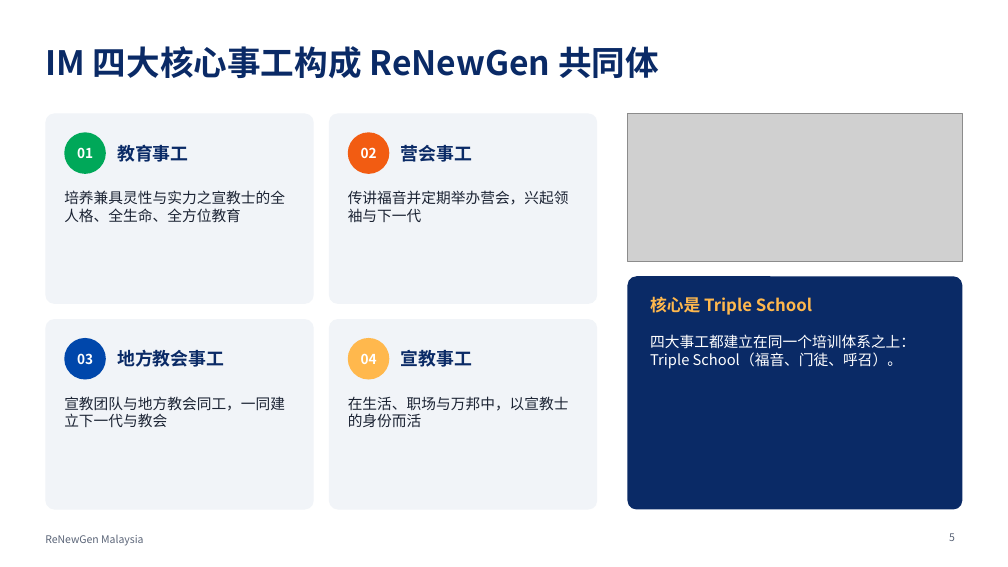
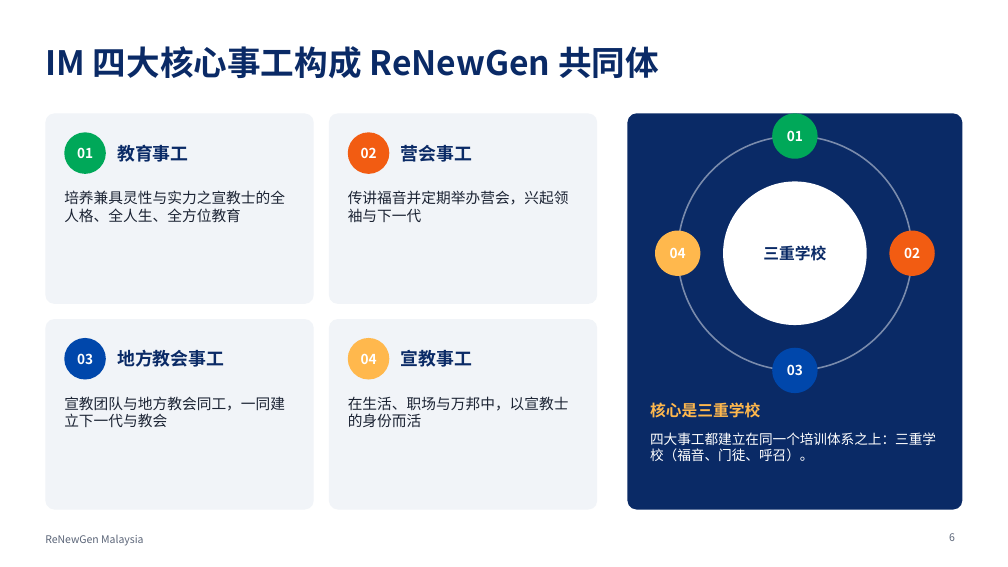
Before and after one commit to ChampionJohan/Johan, a slide deck: slide 6 of renewgen-malaysia/ReNewGen_Malaysia_ZH.pptx (slide 5 before the commit). Drawn at 1008x567 pixels with LibreOffice and Linux fonts; fonts in the diff are those of the drawing; grey boxes stand for pictures. Boxes give left, top, right and bottom in pixels: in the first picture for what was removed or moved away, otherwise in the second. Text is boxed around its words. In the diff, an @@ line names an element or a change of style, - is before the commit and + after.

```diff
--- a/renewgen-malaysia/ReNewGen_Malaysia_ZH.pptx
+++ b/renewgen-malaysia/ReNewGen_Malaysia_ZH.pptx
@@ rounded rectangle: place and size @@
-rounded rectangle at (628,276,963,510)
+rounded rectangle at (628,113,963,510)
@@ rounded rectangle at (628,113,963,510): proportions changed @@
@@ picture removed at (628,113,963,261) @@
@@ ellipse added at (772,113,817,159), fill #00A859 @@
@@ ellipse added at (678,136,912,371), outline #FFFFFF 1.5 pt @@
@@ text added at (787,130,803,141), 13 pt, text #FFFFFF, bold @@
+01
@@ text at (64,190,285,222): text changed @@
-培养兼具灵性与实力之宣教士的全人格、全生命、全方位教育
+培养兼具灵性与实力之宣教士的全人格、全人生、全方位教育
@@ ellipse added at (723,181,867,325), fill #FFFFFF @@
@@ ellipse added at (655,231,700,276), fill #FFB84D @@
@@ ellipse added at (890,231,935,276), fill #F25C12 @@
@@ text added at (670,247,686,258), 13 pt, text #FFFFFF, bold @@
+04
@@ text added at (763,245,826,261), 15 pt, text #0A2A66, bold @@
+三重学校
@@ text added at (904,247,920,258), 13 pt, text #FFFFFF, bold @@
+02
@@ ellipse added at (772,348,817,393), fill #0047AB @@
@@ text added at (787,364,803,376), 13 pt, text #FFFFFF, bold @@
+03
@@ text at (650,402,760,418): text changed; size 16 to 15 pt @@
-核心是 Triple School
+核心是三重学校
@@ text at (650,432,936,461): text changed; size 14 to 13 pt @@
-四大事工都建立在同一个培训体系之上：Triple School（福音、门徒、呼召）。
+四大事工都建立在同一个培训体系之上：三重学校（福音、门徒、呼召）。
@@ page number at (949,533,955,541): text changed @@
-5
+6
```
Also in this commit, not shown: 11 other slides changed, 3 slides added, 9 other files.
